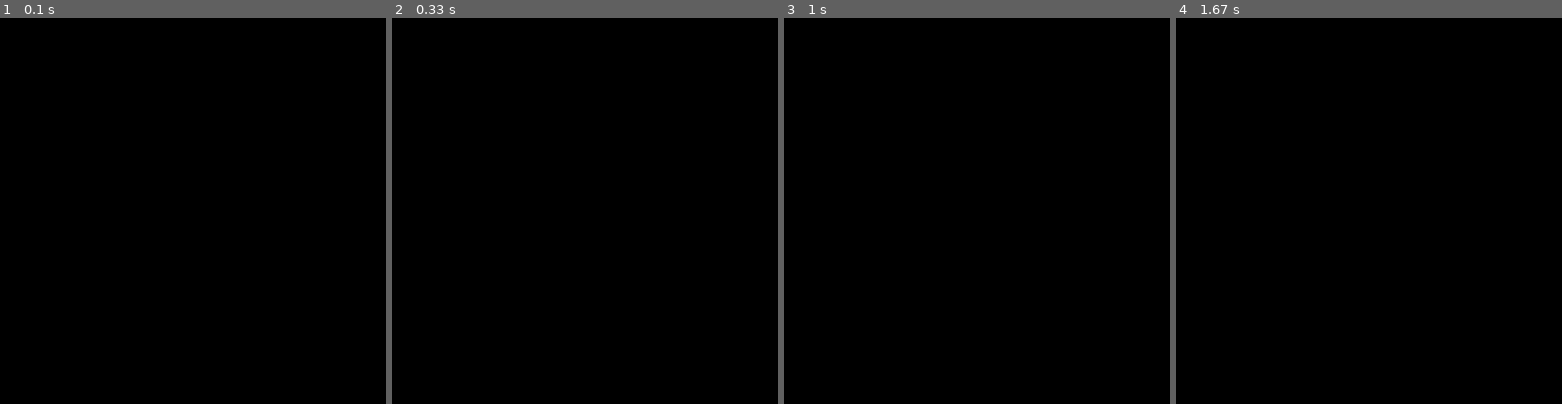
Above: before the commit, frames 1-4 (left to right).
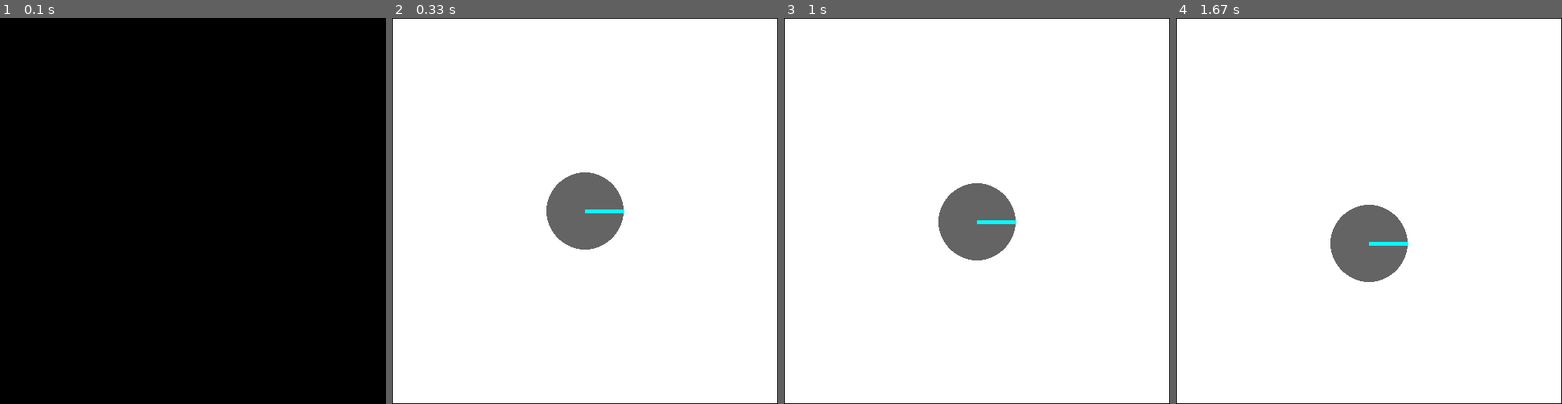
Above: after the commit, the same moments.

Repository: eduardosanchezg/robotsimARS
Game: pygame game, started from main_pygame.py
Same seed, same stepped clock (60 frames per second), same inputs: the game is played once before the commit and once after it.
Inputs:
- Up to frame 1 (0.1 s): no input
- Up to frame 2 (0.33 s): no input
- Up to frame 3 (1 s): hold O 0.33-0.8 s; hold W 0.33-0.8 s; hold O from 0.83 s (still down); hold W from 0.83 s (still down)
- Up to frame 4 (1.67 s): release O at 1.3 s; release W at 1.3 s

Frame 1 is identical in both runs. In frame 2, 99% of the frame differs, in the area x 0-100%, y 0-100%; in frame 3, 99%; in frame 4, 99%.

Commit message:
visual working

Diff:
--- a/environment.py
+++ b/environment.py
@@ -14,5 +14,5 @@
 
         for i in range(0, dimx):
             for j in range(0,dimy):
-                if i == 0 | j == 0 | i == dimx-1 | j == dimy-1:
+                if i == 0 or j == 0 or i == dimx-1 or j == dimy-1:
                     self.grid[i][j] = 1
--- a/main_pygame.py
+++ b/main_pygame.py
@@ -1,9 +1,11 @@
+import math
+
 import pygame
 import pygame.locals
 import environment, robot
 
 
-environment = environment.Environment(1000,1000)
+environment = environment.Environment(500,500)
 robot = robot.Robot(environment,250,250,0.,50)
 
 pygame.init()
@@ -16,7 +18,7 @@
 
 while run:
 
-    pygame.time.delay(2000)
+    pygame.time.delay(100)
 
     for event in pygame.event.get():
         if event.type == pygame.QUIT:
@@ -29,7 +31,7 @@
             if event.key == pygame.K_o:
                 robot.accRight(1)
             if event.key == pygame.K_l:
-                robot.accRight(1)
+                robot.accRight(-1)
             if event.key == pygame.K_x:
                 robot.stop()
             if event.key == pygame.K_t:
@@ -41,5 +43,13 @@
 
     #next_simulation_step
     robot.time_step(1)
+    screen.fill((255,255,255))
+    for i in range(0,500):
+        for j in range(0,500):
+            if environment.grid[i][j] == 1:
+                pygame.draw.rect(screen,(0,0,0),[i,j,1,1],20)
     pygame.draw.circle(screen,(100,100,100), (int(robot.pos[0]),int(robot.pos[1])),robot.radius)
+    x = robot.pos[0] + math.cos(math.radians(robot.pos[2])) * robot.radius
+    y = robot.pos[1] + math.sin(math.radians(robot.pos[2])) * robot.radius
+    pygame.draw.line(screen,(0,255,255),(robot.pos[0],robot.pos[1]),(x,y),5)
     pygame.display.update()
--- a/robot.py
+++ b/robot.py
@@ -7,6 +7,7 @@
     velocity = np.array([]) #len 2 vector
     environment = None
     pos = np.array([]) # vector saving position and orientation
+    sensors = None
 
     def __init__(self,environment, posX, posY, orientation, radius):
         self.environment = environment
